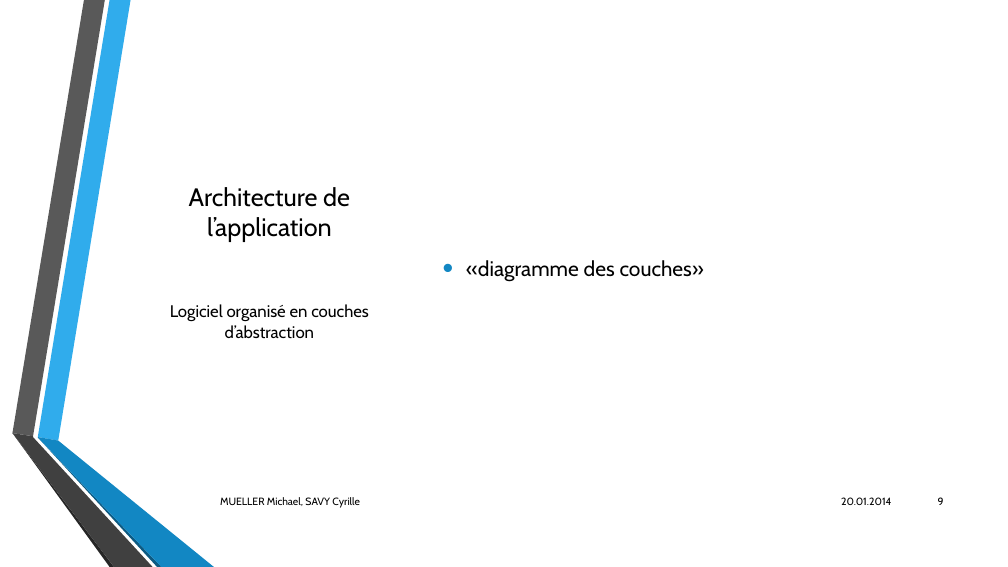
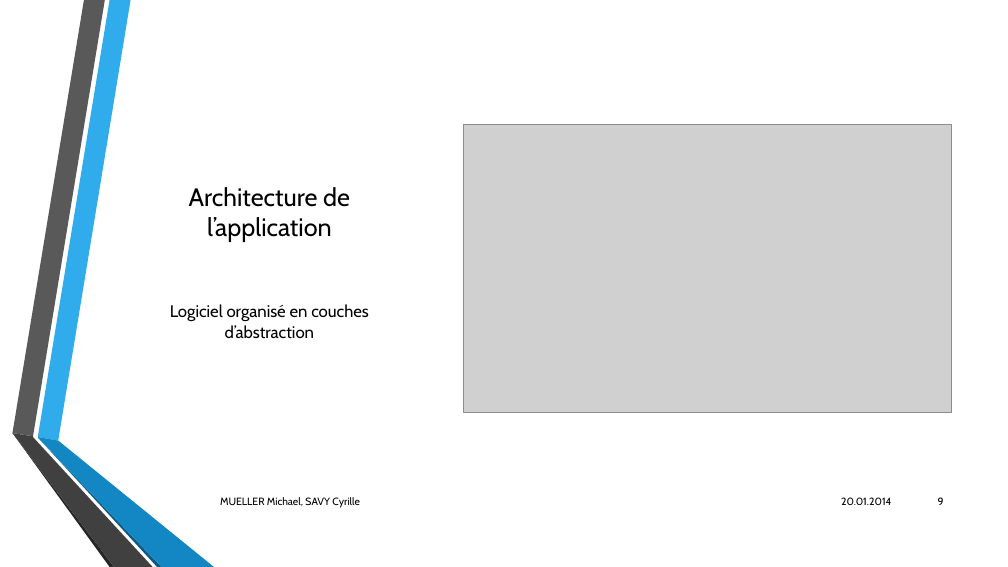
Before and after one commit to CyrilleSavy/BluetoothDevMob, a slide deck: slide 9 of Bluetooth sur Android.pptx. Drawn at 1008x567 pixels with LibreOffice and Linux fonts; fonts in the diff are those of the drawing; grey boxes stand for pictures; background and template pictures are left out. Boxes give left, top, right and bottom in pixels: in the first picture for what was removed or moved away, otherwise in the second. Text is boxed around its words. In the diff, an @@ line names an element or a change of style, - is before the commit and + after.

Commit message:
modif ppt

```diff
--- a/Bluetooth sur Android.pptx
+++ b/Bluetooth sur Android.pptx
@@ picture added at <box>464,124,951,413</box> @@
@@ text removed at <box>466,260,704,282</box> @@
-• «diagramme des couches»
```
